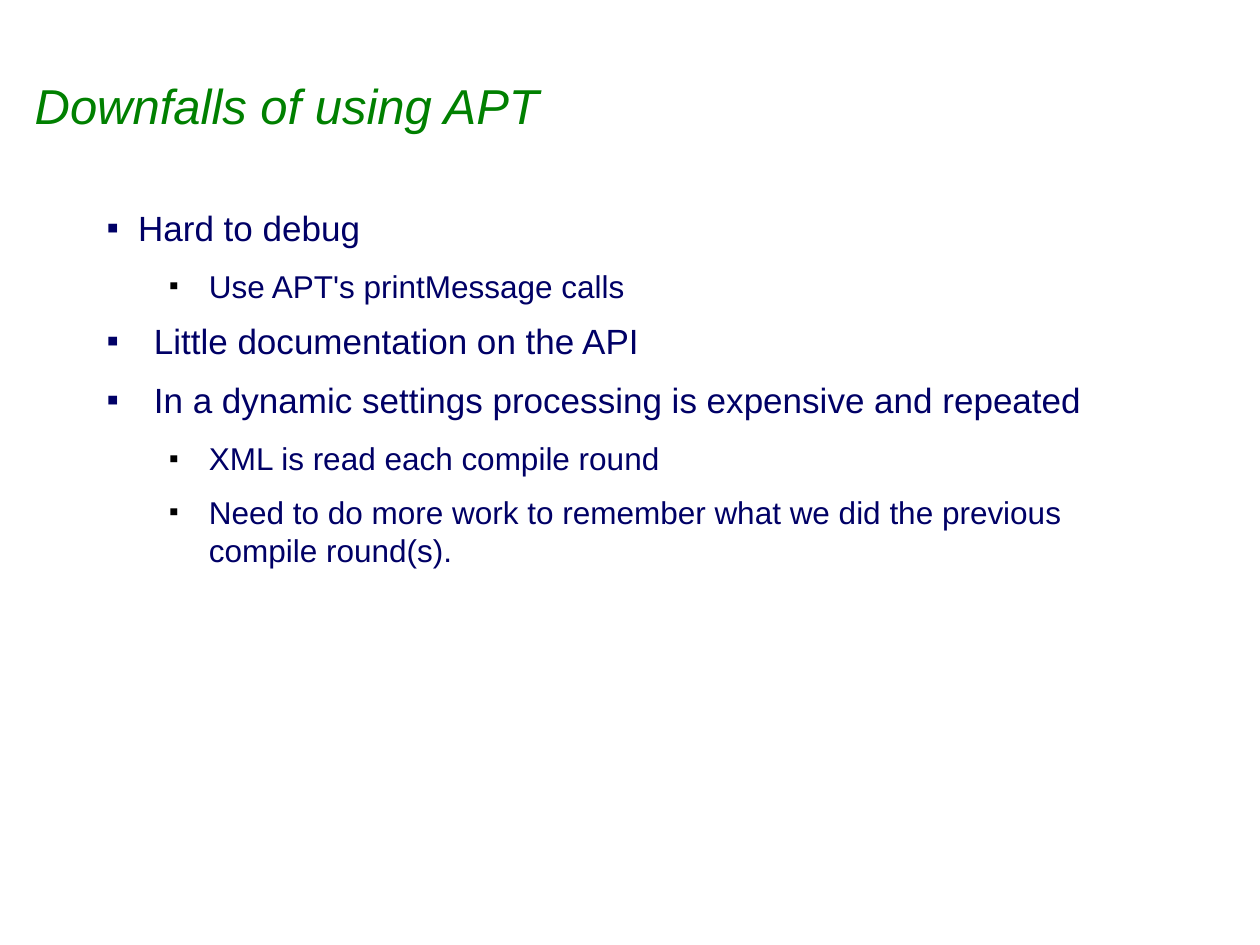
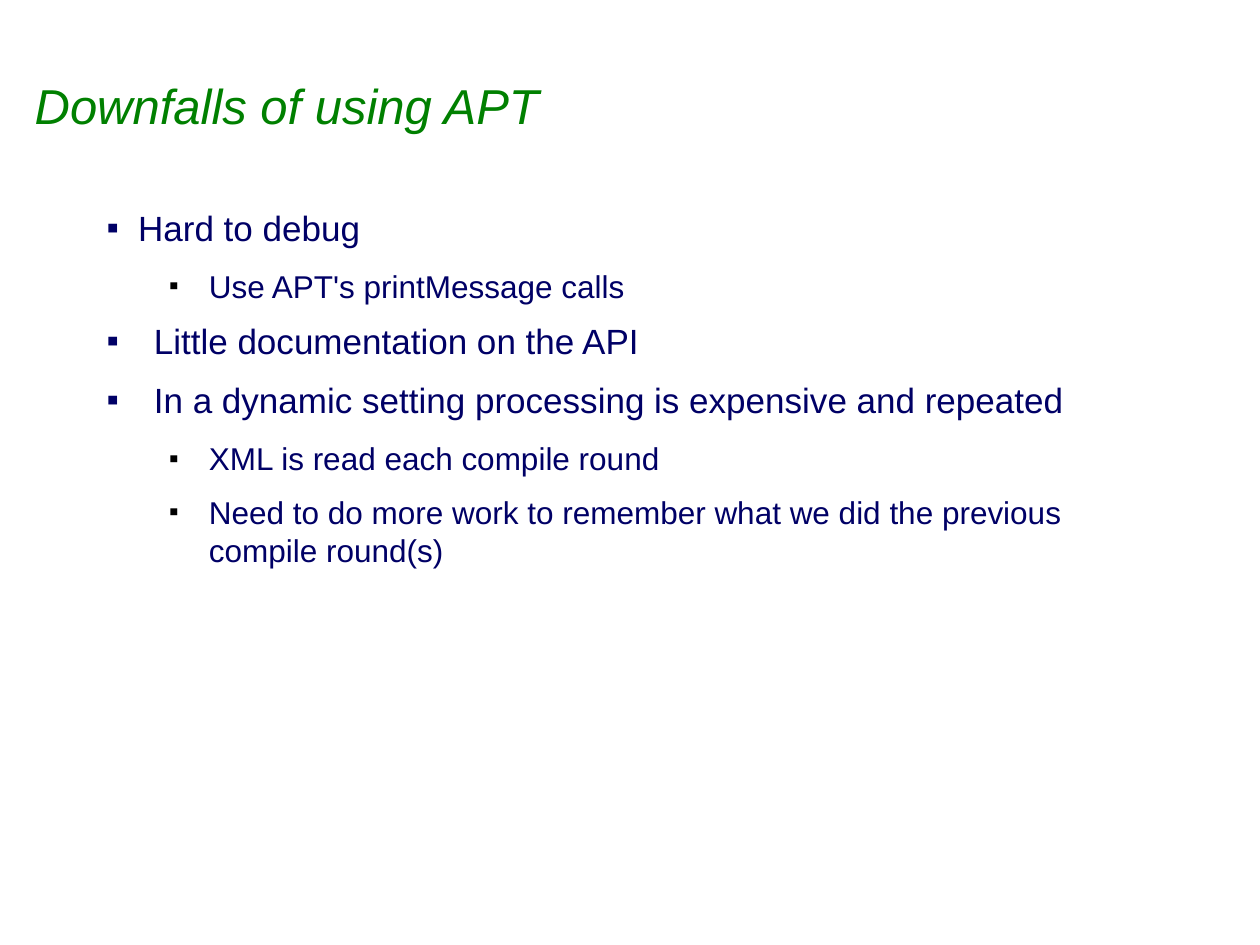
Before and after one commit to sabineheider/incubator, a slide deck: slide 5 of summit-2010/CanonicalModelGen.odp. Drawn at 1260x945 pixels with LibreOffice and Linux fonts; fonts in the diff are those of the drawing; background and template pictures are left out. Boxes give left, top, right and bottom in pixels: in the first picture for what was removed or moved away, otherwise in the second. Text is boxed around its words. In the diff, an @@ line names an element or a change of style, - is before the commit and + after.

```diff
--- a/summit-2010/CanonicalModelGen.odp
+++ b/summit-2010/CanonicalModelGen.odp
@@ text at (x1=154, y1=387, x2=1063, y2=420): text changed @@
-▪ In a dynamic settings processing is expensive and repeated
+▪ In a dynamic setting processing is expensive and repeated
@@ text at (x1=209, y1=501, x2=1061, y2=568): text changed @@
-  ■ Need to do more work to remember what we did the previous compile round(s).
+  ■ Need to do more work to remember what we did the previous compile round(s)
```
Also in this commit, not shown: 1 other slide changed.
